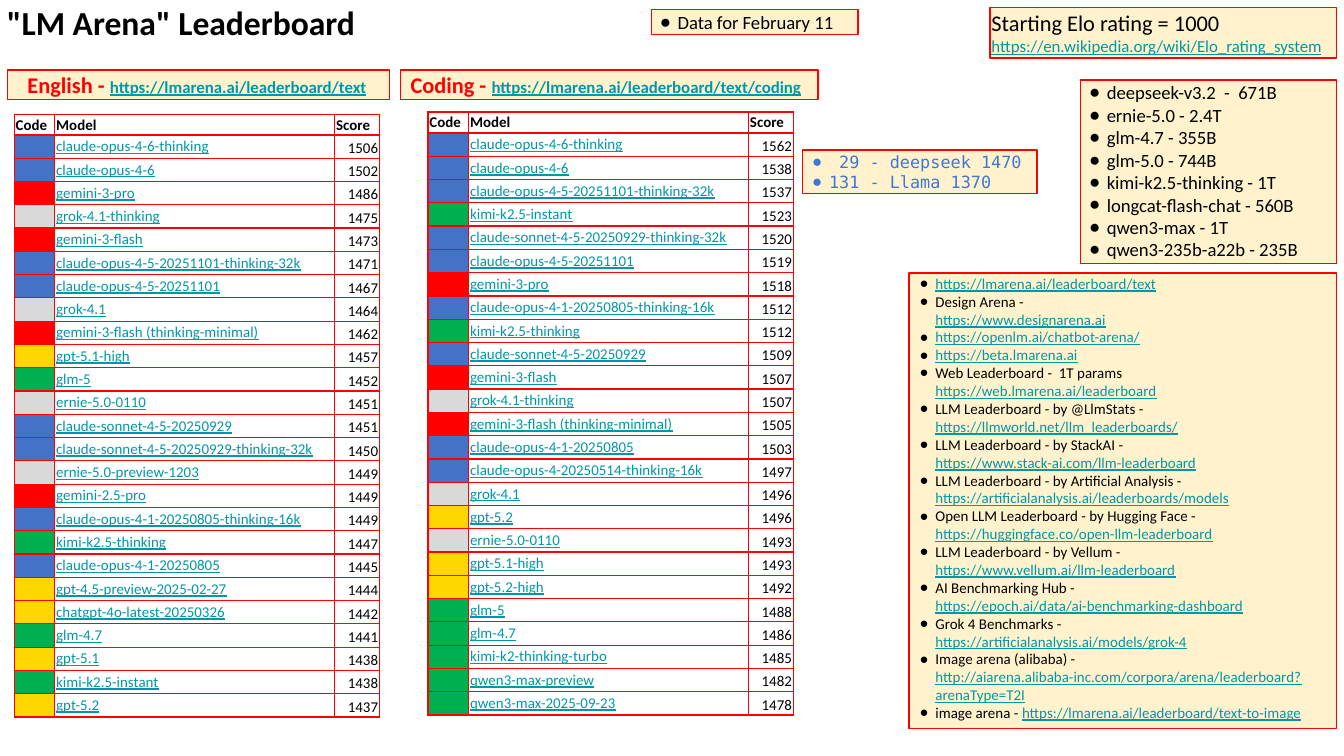
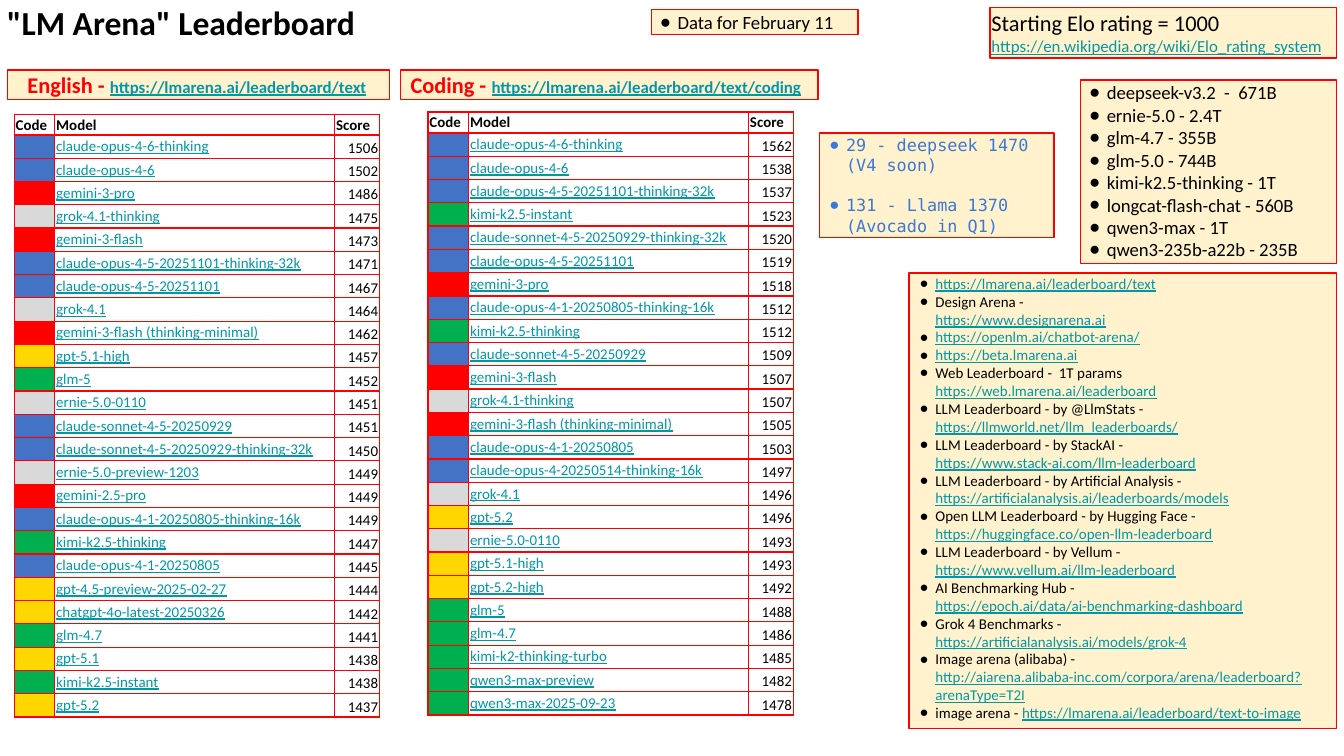
Before and after one commit to lselector/seminar, a slide deck: slide 2 of 2026/2026-02-13-AI-Updates.pptx. Drawn at 1344x756 pixels with LibreOffice and Linux fonts; fonts in the diff are those of the drawing. Boxes give left, top, right and bottom in pixels: in the first picture for what was removed or moved away, otherwise in the second. Text is boxed around its words. In the diff, an @@ line names an element or a change of style, - is before the commit and + after.

```diff
--- a/2026/2026-02-13-AI-Updates.pptx
+++ b/2026/2026-02-13-AI-Updates.pptx
@@ rectangle "29 - deepseek 1470 (V4 ...": place and size @@
-rectangle "29 - deepseek 1470 (V4 ..." at bbox=[802, 151, 1038, 194]
+rectangle "29 - deepseek 1470 (V4 ..." at bbox=[820, 133, 1055, 238]
@@ text in rectangle at bbox=[846, 138, 1029, 235]: text changed @@
-● 29 - deepseek 1470
-● 131 - Llama 1370
+● 29 - deepseek 1470
+  (V4 soon)
+● 131 - Llama 1370
+  (Avocado in Q1)
```
Also in this commit, not shown: 6 other slides changed, 1 slide added.
